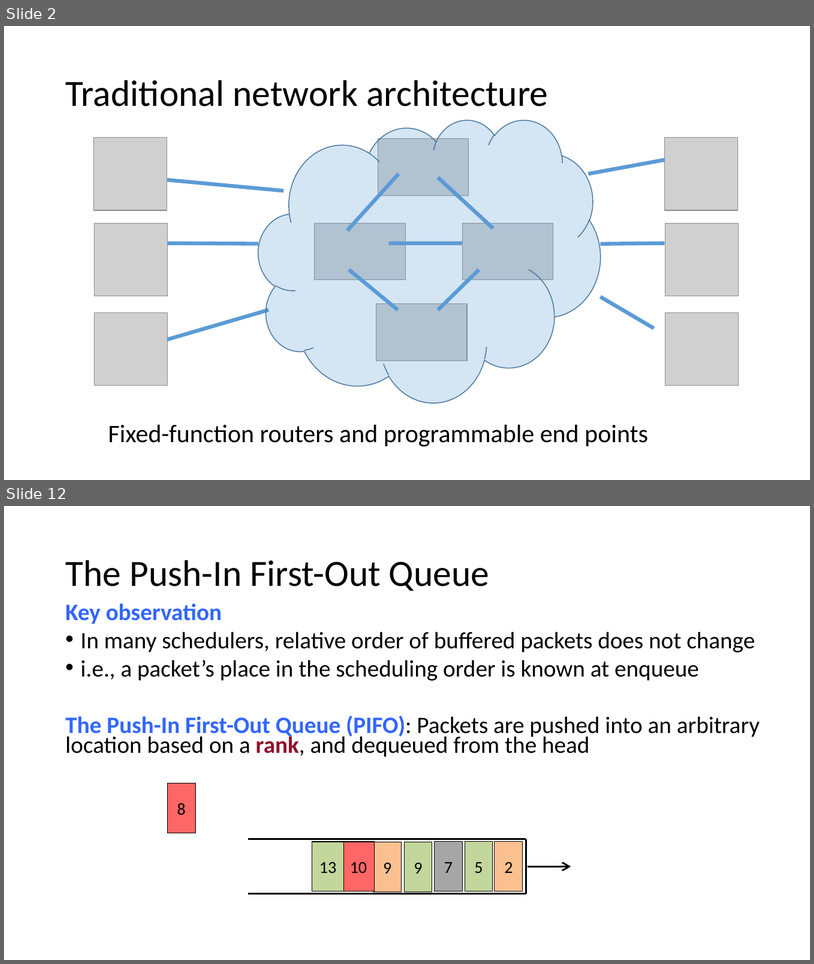
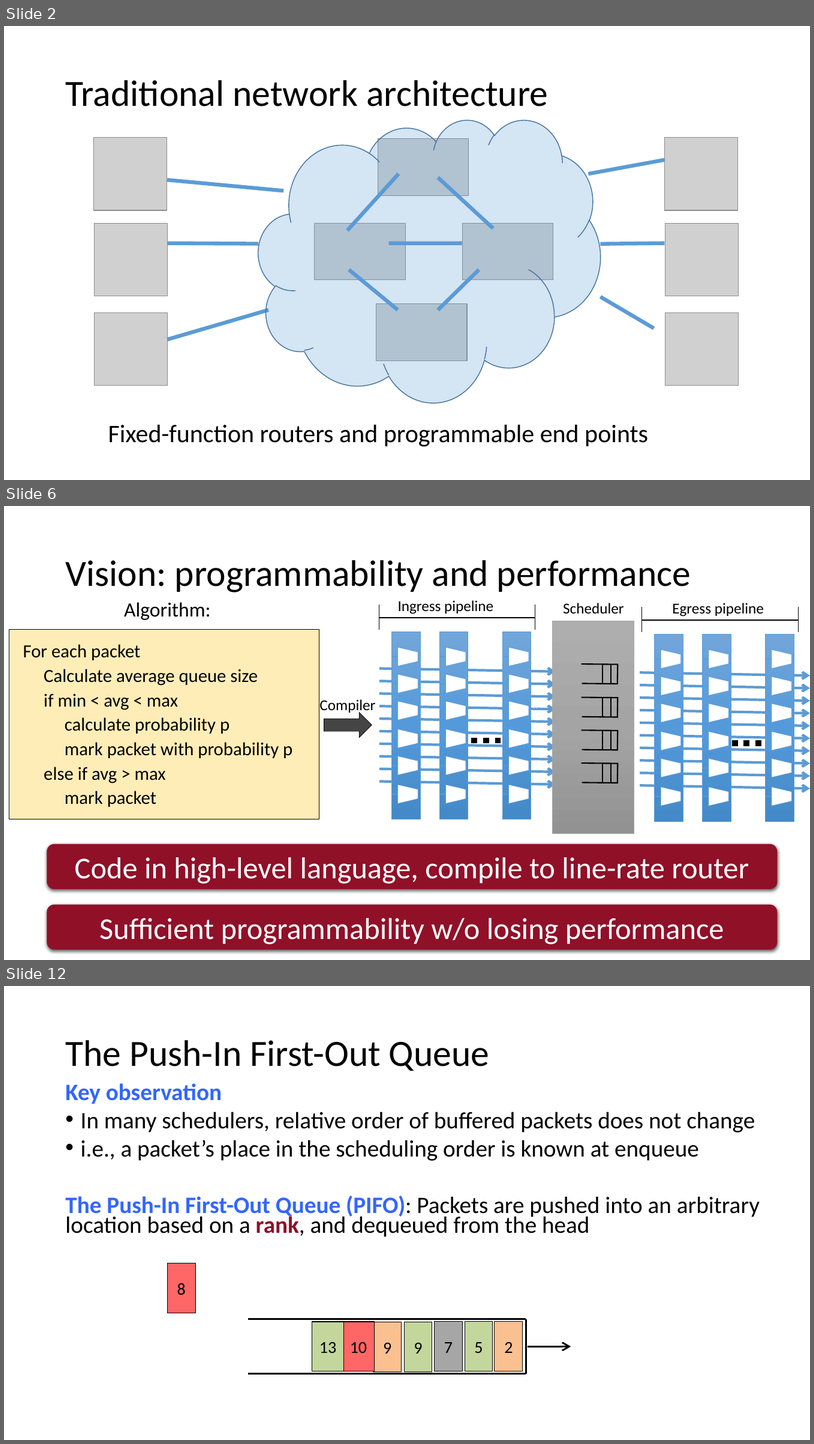
Before and after one commit to anirudhSK/pifo-domino-marple-ppts, a slide deck: combined_domino_pifo.pptx. Shown one above the other, each under a label of ours: slides 2 and 12 before the commit, slides 2, 6 and 12 after it; the slides between them are not shown. The pictures are 814x964 and 814x1444 pixels, drawn with LibreOffice and Linux fonts; fonts in the diff are those of the drawing; grey boxes stand for pictures. Boxes give left, top, right and bottom in pixels: in the first picture for what was removed or moved away, otherwise in the second. Text is boxed around its words. In the diff, an @@ line names an element or a change of style, - is before the commit and + after.

```diff
--- a/combined_domino_pifo.pptx
+++ b/combined_domino_pifo.pptx
@@ slide 6 added at (4, 506, 810, 960), background #FFFFFF @@
@@ title added at (65, 560, 691, 592), 44 pt, text #000000 @@
+Vision: programmability and performance
@@ text added at (23, 602, 293, 807), 22 pt, text #000000 @@
+Algorithm:
+For each packet
+Calculate average queue size
+if min < avg < max
+calculate probability p
+mark packet with probability p
+else if avg > max
+mark packet
@@ rectangle added at (9, 629, 318, 819), fill #FFE699 at 70% opacity, outline #000000 0.5 pt @@
@@ text added at (320, 699, 375, 714), 18 pt, text #000000 @@
+Compiler
@@ right arrow added at (324, 712, 372, 738), fill #454545, outline #000000 0.5 pt @@
@@ group added at (379, 600, 810, 833): 60 lines, 36 trapezoids, 20 arrows, 7 rectangles, 4 freeform shapes, 3 texts @@
+Scheduler
+Ingress pipeline
+Egress pipeline
@@ rounded rectangle added at (47, 844, 778, 889), fill #901028, 36 pt, text #FFFFFF @@
+Code in high-level language, compile to line-rate router
@@ rounded rectangle added at (47, 904, 778, 949), fill #901028, 36 pt, text #FFFFFF @@
+Sufficient programmability w/o losing performance
```
Also in this commit, not shown: 24 slides changed, 5 other slides added, 4 slides removed.
